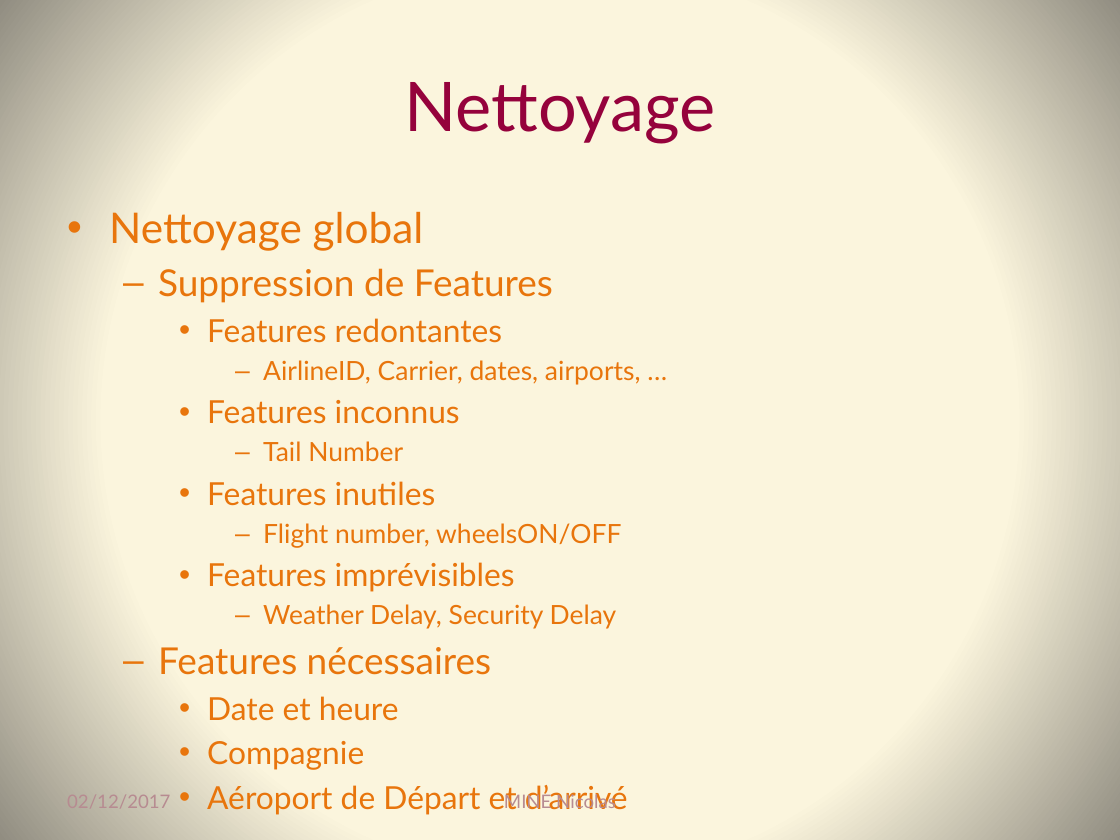
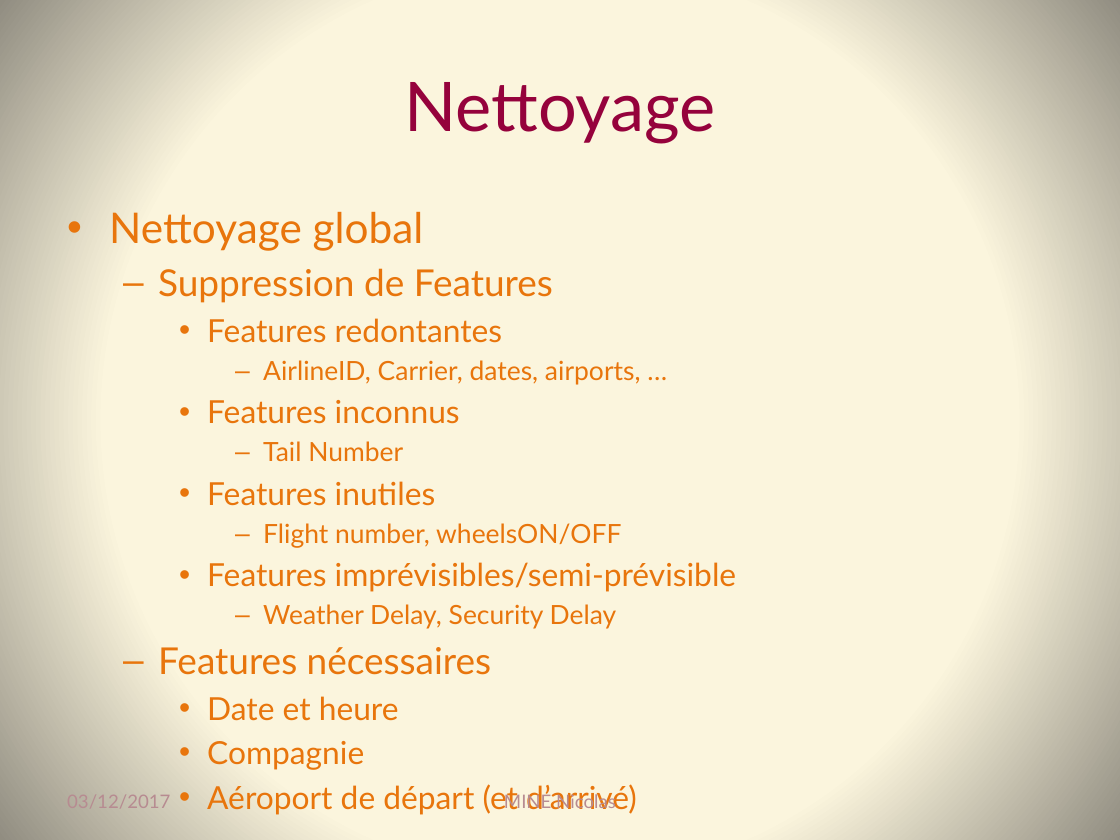
Before and after one commit to Coni63/OC_DS, a slide deck: slide 4 of P4/Presentation-projet_4.pptx. Drawn at 1120x840 pixels with LibreOffice and Linux fonts; fonts in the diff are those of the drawing. Boxes give left, top, right and bottom in pixels: in the first picture for what was removed or moved away, otherwise in the second. Text is boxed around its words. In the diff, an @@ line names an element or a change of style, - is before the commit and + after.

```diff
--- a/P4/Presentation-projet_4.pptx
+++ b/P4/Presentation-projet_4.pptx
@@ text at bbox=[207, 562, 737, 592]: text changed @@
-    • Features imprévisibles
+    • Features imprévisibles/semi-prévisible
@@ text at bbox=[67, 795, 170, 808]: text changed @@
-02/12/2017
+03/12/2017
@@ text at bbox=[207, 784, 637, 815]: text changed @@
-    • Aéroport de Départ et d’arrivé
+    • Aéroport de départ (et d’arrivé)
```
Also in this commit, not shown: 36 other slides changed, 2 slides added, 14 other files.
